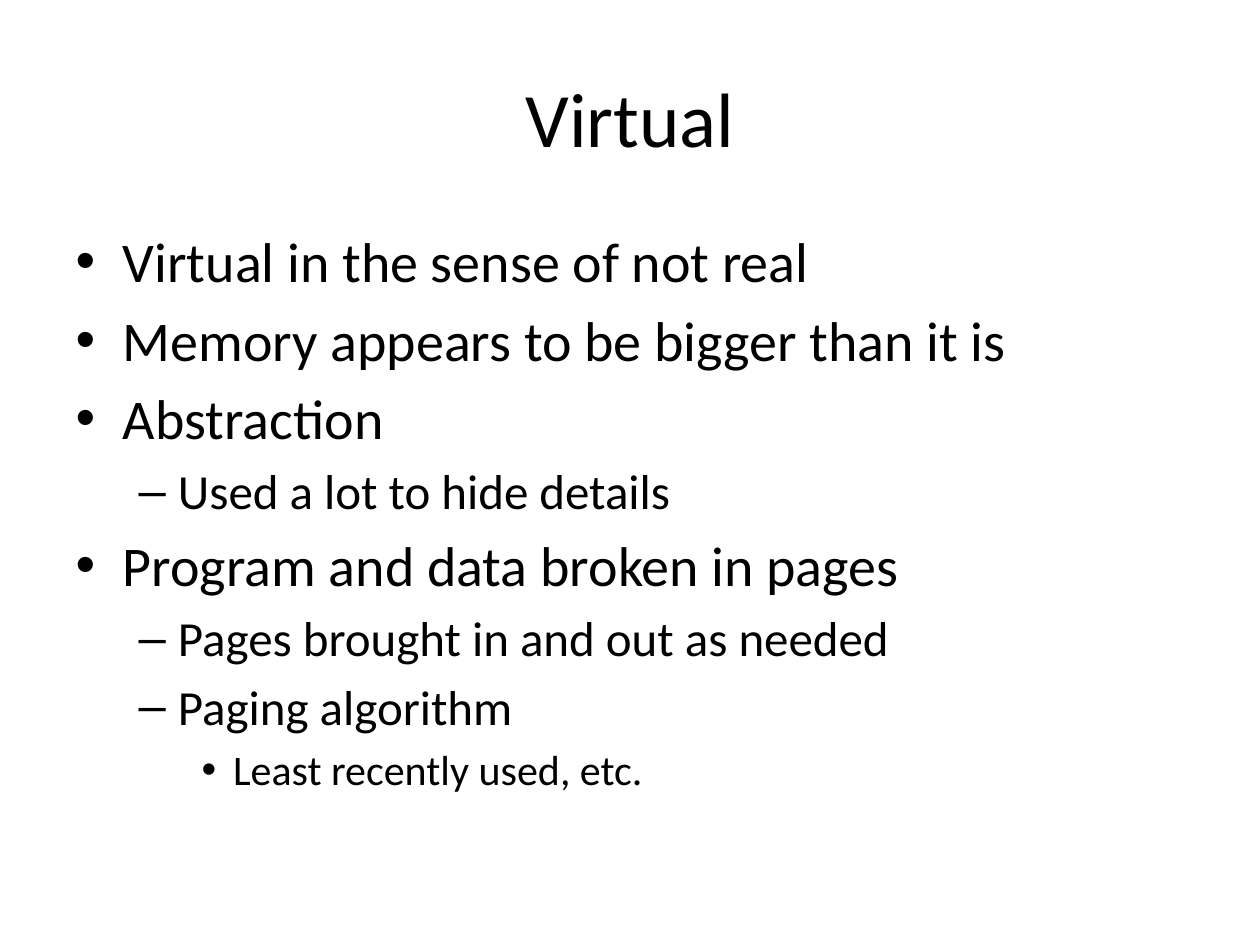
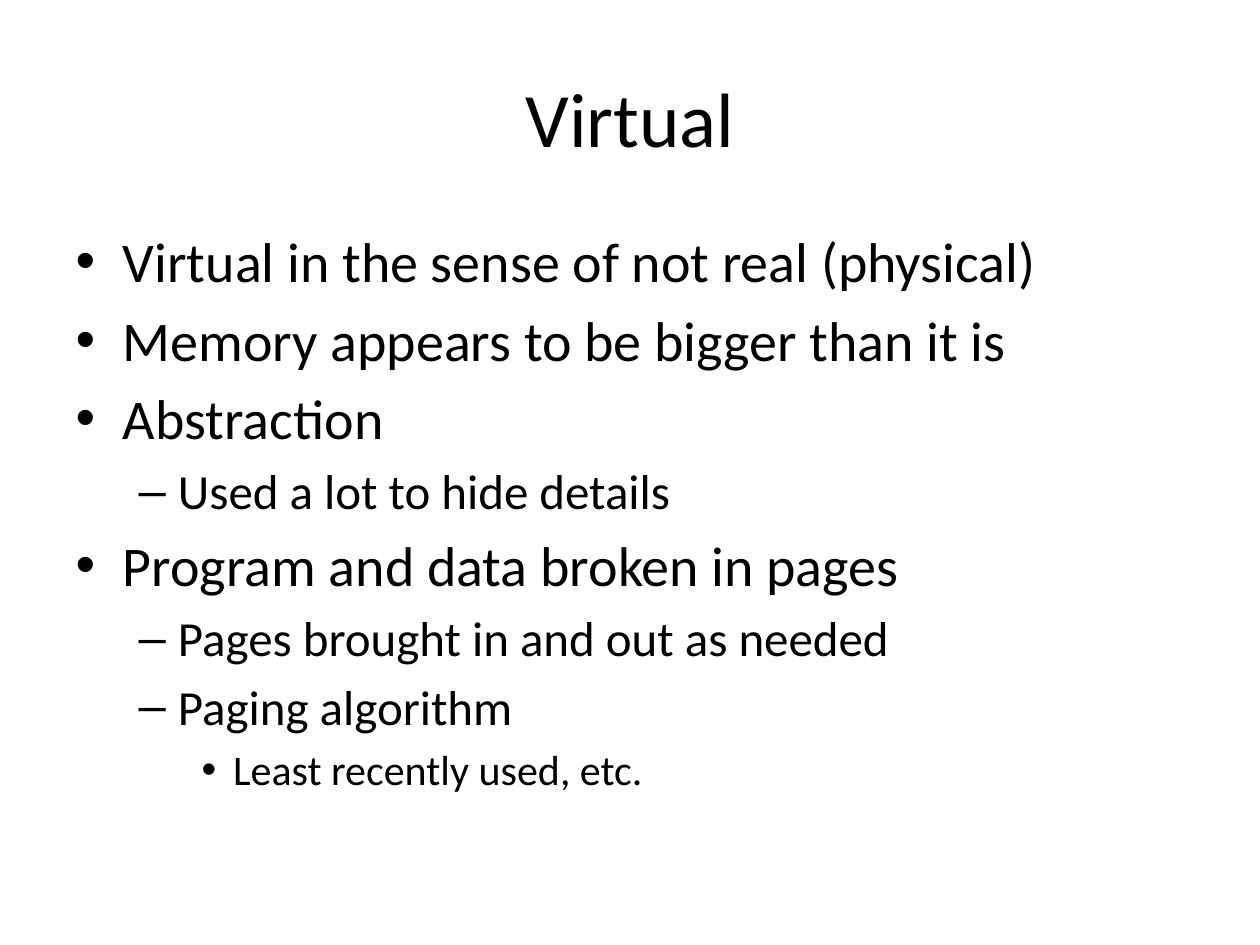
Before and after one commit to ivogeorg/cs1030, a slide deck: slide 23 of slides-steve/Chapter 04.pptx. Drawn at 1260x945 pixels with LibreOffice and Linux fonts; fonts in the diff are those of the drawing; background and template pictures are left out. Boxes give left, top, right and bottom in pixels: in the first picture for what was removed or moved away, otherwise in the second. Text is boxed around its words. In the diff, an @@ line names an element or a change of style, - is before the commit and + after.

```diff
--- a/slides-steve/Chapter 04.pptx
+++ b/slides-steve/Chapter 04.pptx
@@ text at (123,241,1035,291): text changed @@
-• Virtual in the sense of not real
+• Virtual in the sense of not real (physical)
```
Also in this commit, not shown: 13 other slides changed, 5 other files.
